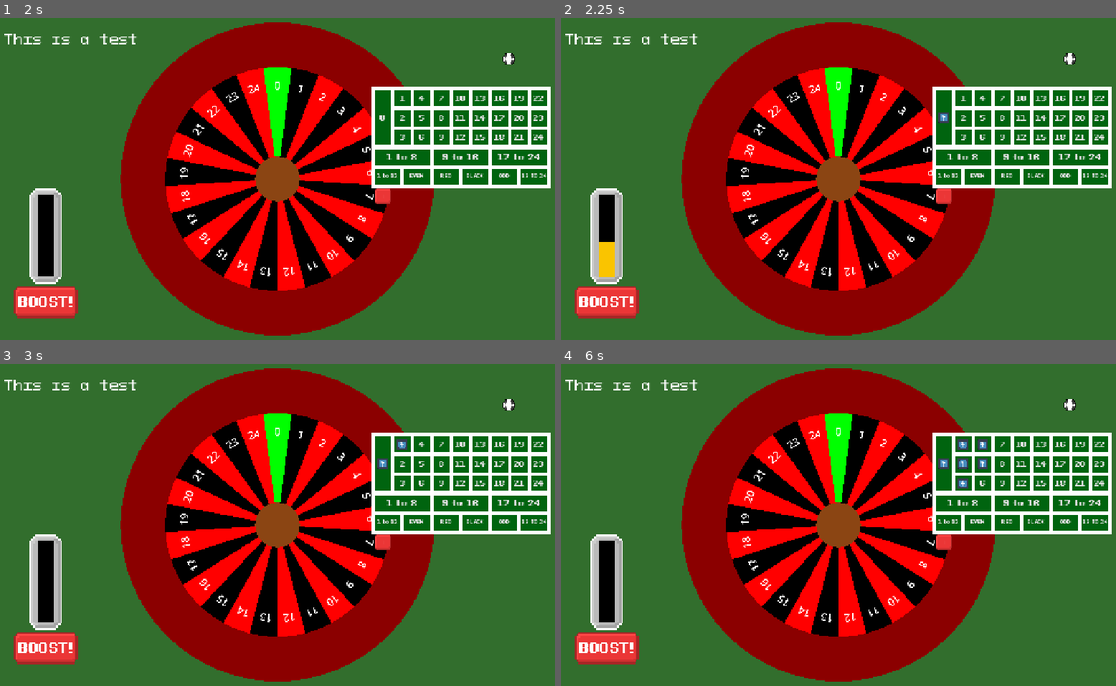
Above: before the commit, frames 1-4 (two rows, left to right).
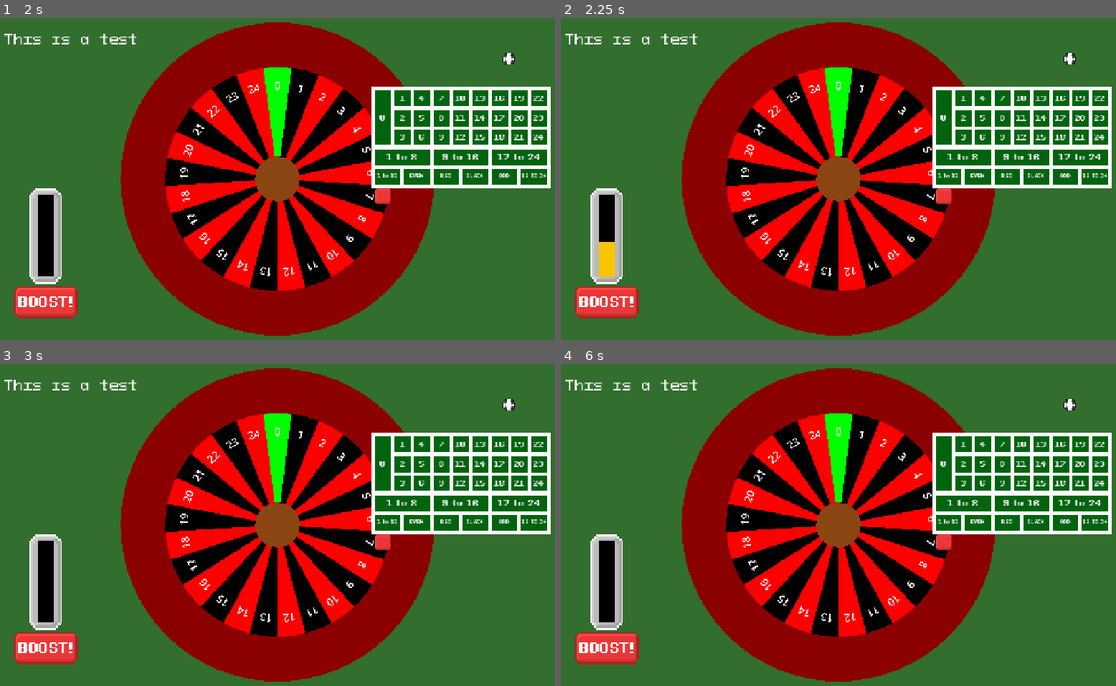
Above: after the commit, the same moments.

Repository: DuneRanger/Very-Serious-GameJam-2026
Game: Godot game, scene res://scenes/game/game_scene/game_scene.tscn
Same seed, same stepped clock (60 frames per second), same inputs: the game is played once before the commit and once after it. The engine's default icon, where the game draws it, is replaced by a stand-in: a white triangle on a blue panel in a dark square. Sound files missing from this copy of the repository are replaced by a short silence.
Inputs:
- Up to frame 1 (2 s): click "+" at 0.5 s; click "-" at 1.25 s
- Up to frame 2 (2.25 s): click "0" at 2 s
- Up to frame 3 (3 s): click "1" at 2.75 s
- Up to frame 4 (6 s): click "2" at 3.5 s; click "3" at 4.25 s; click "4" at 5 s; click "5" at 5.75 s

Frame 1 is identical in both runs. In frame 2, less than 0.1% of the frame differs, in the area x 67-70%, y 29-33%; in frame 3, 0.1%; in frame 4, 0.4%, in the area x 67-77%, y 23-39%.
Error after the commit: Invalid access to property or key 'game_state' on a base object of type 'Nil'. (res://scenes/game/game_scene/betting_system/betting_system.gd:188)

Commit message:
made game_manager static

Diff:
--- a/scenes/game/game_manager/game_manager.gd
+++ b/scenes/game/game_manager/game_manager.gd
@@ -1,9 +1,11 @@
 extends Node2D
 
-var round_budget: int
-var round_count: int
-var money: int
-var tokens: int
-var spins: int
-var boosts: int
-var game_state : GameEnums.game_states
+class_name GameManager
+
+static var round_budget: int
+static var round_count: int
+static var money: int
+static var tokens: int
+static var spins: int
+static var boosts: int
+static var game_state : GameEnums.game_states
--- a/scenes/game/game_scene/game_scene.gd
+++ b/scenes/game/game_scene/game_scene.gd
@@ -1,20 +1,20 @@
 extends Node2D
 
+class_name GameScene
+
 func _ready() -> void:
-	$GameManager.money = 10
-	$GameManager.game_state = GameEnums.game_states.BET_PHASE
-	$Table/BettingSystem.game_manager = $GameManager
-	$Table/Roulette.game_manager = $GameManager
+	GameManager.money = 1
+	GameManager.game_state = GameEnums.game_states.BET_PHASE
 
-func _process(delta: float) -> void:
-	match ($GameManager.game_state):
+func _process(_delta: float) -> void:
+	match (GameManager.game_state):
 		GameEnums.game_states.BET_PHASE:
 			if Input.is_action_just_pressed("rotate_roullete"):
 				$Table/Roulette.spin_roulette()
-				$GameManager.game_state = GameEnums.game_states.SPIN_PHASE
+				GameManager.game_state = GameEnums.game_states.SPIN_PHASE
 		GameEnums.game_states.SPIN_PHASE:
 			if Input.is_action_just_pressed("stop_roullete"):
 				$Table/Roulette.stop_roulette()
-				$GameManager.game_state = GameEnums.game_states.BET_PHASE
+				GameManager.game_state = GameEnums.game_states.BET_PHASE
 		_:
 			pass
--- a/scenes/game/game_scene/roulette/roulette.gd
+++ b/scenes/game/game_scene/roulette/roulette.gd
@@ -16,8 +16,6 @@
 var total_weight : float = (base_roulette_numbers + 1) * base_cell_weight
 
 var rotation_speed : float = 0;
-
-var game_manager
 
 enum CellMod {STICKY, SHINY}
 
@@ -93,12 +91,12 @@
 	rotation_speed = 0
 
 func _process(_delta):
-	match (game_manager.game_state):
+	match (GameManager.game_state):
 		GameEnums.game_states.SPIN_PHASE:
 			decay_rotation(_delta)
 			rotation += rotation_speed
 			if rotation_speed == 0:
-				game_manager.game_state = GameEnums.game_states.BET_PHASE
+				GameManager.game_state = GameEnums.game_states.BET_PHASE
 		GameEnums.game_states.BET_PHASE:
 			pass
 		_:
